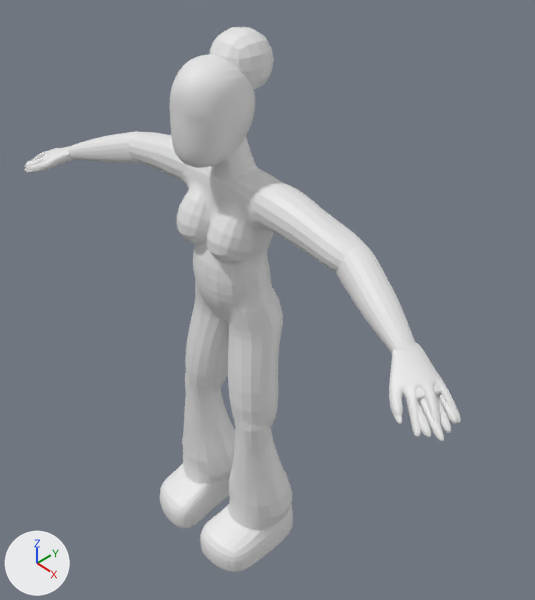
The Blender file Assets/Objects/personnage1.blend: old version first, new version second.
Camera for both pictures: a camera (50 mm lens) standing at (10.19, -8.1, 8.66) and looking at (0.44, 0.97, -1.13). The axes (+X, +Y, +Z) are drawn at lower left. The lights are the same throughout.
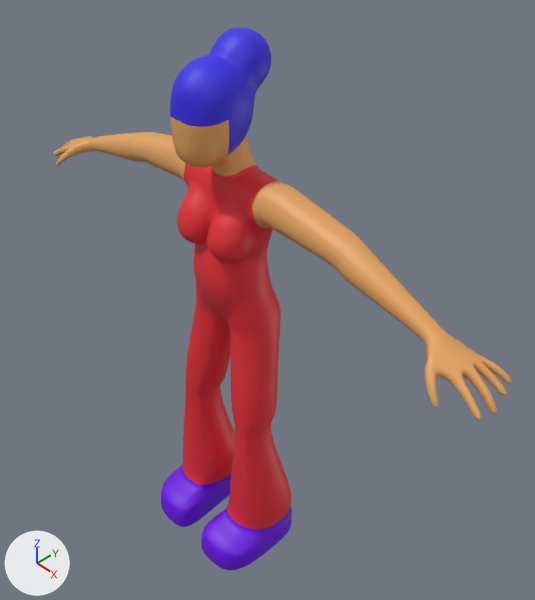
The change, as a list of edits to the scene's bpy script:
```text
Add mat_skin:
    mat_skin = principled_material('Skin')
    mat_skin.base_color = (0.8, 0.383, 0.123)  # orange #e7a662
Add mat_body:
    mat_body = principled_material('Body')
    mat_body.base_color = (0.8, 0.0273, 0.038)  # red #e72e37
Add mat_shoes:
    mat_shoes = principled_material('Shoes')
    mat_shoes.base_color = (0.151, 0.0, 0.8)  # purple #6c00e7
Add mat_hair:
    mat_hair = principled_material('Hair')
    mat_hair.base_color = (0.0392, 0.0263, 0.8)  # blue #382de7
Change me_plane_001:
    used by ob_plane; location = (0.0, 0.0, 0.0)
    remove me_plane_001.from_pydata(...)  # 934 vertices, 894 faces; spans x 0.0..6.36, y -1.26..1.13, z -7.18..3.88
    add me_plane_001.from_pydata(...)  # 1422 vertices, 1384 faces, 1 loose edge; spans x 0.0..6.56, y -1.45..1.27, z -8.04..4.74
    me_plane_001 part 1: 38 vertices moved from x 0.09..1.13, y -0.77..1.05, z -6.68..3.61 to x 0.0..1.18, y -0.78..1.03, z -6.71..3.63; 41 vertices removed from x 0.0..1.11, y -0.76..1.12, z -7.17..3.88; 491 vertices added at x 0.0..1.71, y -1.45..1.27, z -8.04..4.74
    me_plane_001 part 2: 214 vertices moved from x 3.1..6.29, y -1.26..0.79, z 0.3..1.77 to x 3.1..6.56, y -0.45..0.79, z 0.27..1.75; 22 vertices removed from x 5.21..6.36, y -0.59..-0.06, z 0.38..0.99; 60 vertices added at x 5.23..6.49, y 0.49..0.88, z 0.36..1.0
    me_plane_001 part 3: 354 faces spanning x 0.0..6.56, y -0.79..0.95, z 0.27..3.28 switch from no material to mat_skin (orange #e7a662)
    me_plane_001 part 4: 383 faces spanning x 0.0..1.76, y -0.64..1.13, z -7.18..2.2 switch from no material to mat_body (red #e72e37)
    me_plane_001 part 5: 7 faces spanning x 0.0..0.59, y -0.1..0.76, z 2.69..3.17 switch from no material to mat_hair (blue #382de7)
    add me_plane_001.materials.append(mat_shoes)  # purple #6c00e7
Change me_cube:
    where me_cube.from_pydata(...)  # 4896 vertices, 9788 faces; spans x -0.66..0.66, y -0.8..0.82, z -1.15..0.81
    remove me_cube.materials.append(mat_material)  # white #e7e7e7
    add me_cube.materials.append(mat_skin)  # orange #e7a662
Change ob_cube:
    add ob_cube.hide_set(True)  # its collection is switched off
Change ob_cube_001:
    add ob_cube_001.hide_set(True)  # its collection is switched off
Change ob_cube_002:
    add ob_cube_002.hide_set(True)  # its collection is switched off
Change ob_cube_003:
    add ob_cube_003.hide_set(True)  # its collection is switched off
Change ob_cube_004:
    add ob_cube_004.hide_set(True)  # its collection is switched off
Change ob_cube_005:
    add ob_cube_005.hide_set(True)  # its collection is switched off
Change ob_cube_006:
    add ob_cube_006.hide_set(True)  # its collection is switched off
Change ob_cube_007:
    add ob_cube_007.hide_set(True)  # its collection is switched off
Change ob_cube_008:
    add ob_cube_008.hide_set(True)  # its collection is switched off
Change ob_cube_009:
    add ob_cube_009.hide_set(True)  # its collection is switched off
Change ob_cube_010:
    add ob_cube_010.hide_set(True)  # its collection is switched off
Change ob_cube_011:
    add ob_cube_011.hide_set(True)  # its collection is switched off
```

Where the change shows, as pixel boxes [x1, y1, x2, y2] in the pictures (535 x 600 px; the box of a moved part takes in the faces that stretch with it):
'Plane', reshaped (27% taller): before [24, 103, 461, 530]; after [53, 28, 512, 570]
'Cube.002', hidden: before [185, 281, 283, 429]
'Cube', hidden: before [170, 54, 255, 168]
'Cube.004', hidden: before [128, 133, 355, 272]
'Cube.006', hidden: before [160, 464, 293, 572]
'Cube.005', hidden: before [67, 131, 415, 353]
'Cube.003', hidden: before [182, 373, 292, 522]
'Cube.007', hidden: before [177, 189, 253, 264]
'Cube.008', hidden: before [210, 27, 274, 90]
'Cube.001', hidden: before [193, 248, 271, 322]
'Cube.010', hidden: before [182, 165, 278, 256]
'Cube.009', hidden: before [25, 152, 458, 442]
'Cube.011', hidden: before [213, 149, 239, 177]
part 1 of me_plane_001, built on: before [169, 103, 273, 428]; after [161, 28, 292, 570]
part 2 of me_plane_001, moved or reshaped: before [24, 132, 461, 437]; after [53, 132, 512, 420]
part 3 of me_plane_001, recoloured: before [138, 132, 365, 248]; after [132, 129, 366, 266]
part 4 of me_plane_001, recoloured (white to red): before [179, 166, 290, 530]; after [177, 163, 291, 529]
part 5 of me_plane_001, recoloured: after [227, 125, 249, 155]
